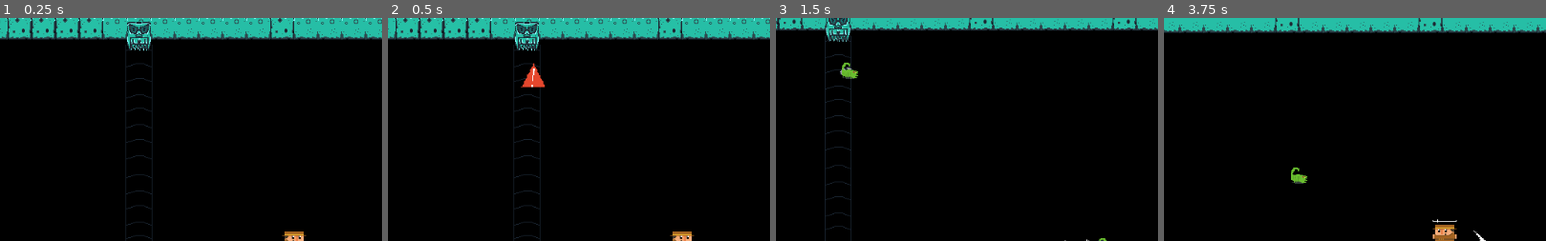
Above: before the commit, frames 1-4 (left to right).
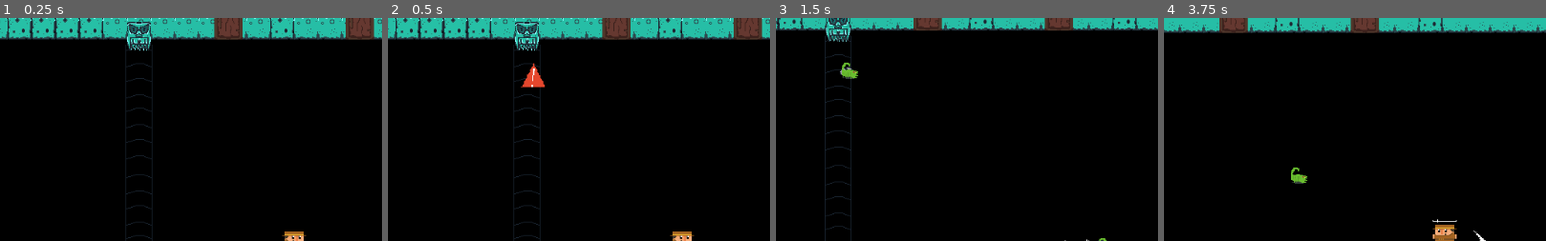
Above: after the commit, the same moments.

Repository: mcerdeira/curse-of-the-rogue
Game: Godot game, scene res://scenes/Main.tscn
Two runs of this game, one before a commit and one after it. Both use one fixed random seed, a clock stepped at 60 frames per second and the inputs below.
Inputs (mouse positions are % of the whole screen's width and height, from its top left):
- Up to frame 1 (0.25 s): no input
- Up to frame 2 (0.5 s): no input
- Up to frame 3 (1.5 s): move the mouse to (72, 45) at 0.52 s; press the mouse at (72, 45) at 0.53 s; hold D (right) 0.53-1.28 s; move the mouse to (30, 55) at 1.27 s; release the mouse at (30, 55) at 1.28 s; hold S (down) from 1.28 s (still down); right-click (30, 55) at 1.35 s
- Up to frame 4 (3.75 s): move the mouse to (60, 28) at 2.02 s; release S (down) at 2.03 s; press the mouse at (60, 28) at 2.03 s; hold D (right) 2.03-2.78 s; move the mouse to (45, 70) at 2.77 s; release the mouse at (45, 70) at 2.78 s; hold W (up) 2.78-3.53 s; right-click (45, 70) at 2.85 s; move the mouse to (80, 65) at 3.52 s; press the mouse at (80, 65) at 3.53 s; hold A (left) from 3.53 s (still down)
The pictures show only the part of the screen within x 12-62%, y 0-50%; the shares and areas given below are measured in that part.

The runs differ from the first frame. In frame 1, 1.5% of the frame differs, in the area x 56-98%, y 0-10%; in frame 2, 1.5%; in frame 3, 0.8%; in frame 4, 1.0%.

Commit message:
Puertas y sprites legacy

Diff:
--- /dev/null
+++ b/src/scenes/Door.gd
@@ -0,0 +1,16 @@
+extends Area2D
+export var type = "normal"
+
+# Declare member variables here. Examples:
+# var a = 2
+# var b = "text"
+
+
+# Called when the node enters the scene tree for the first time.
+func _ready():
+	pass # Replace with function body.
+
+
+# Called every frame. 'delta' is the elapsed time since the previous frame.
+#func _process(delta):
+#	pass
--- /dev/null
+++ b/src/scenes/Door.tscn
@@ -0,0 +1,39 @@
+[gd_scene load_steps=7 format=2]
+
+[ext_resource path="res://sprites/crack_spr_0.png" type="Texture" id=1]
+[ext_resource path="res://sprites/crack_spr_2.png" type="Texture" id=2]
+[ext_resource path="res://sprites/crack_spr_1.png" type="Texture" id=3]
+[ext_resource path="res://scenes/Door.gd" type="Script" id=4]
+
+[sub_resource type="RectangleShape2D" id=2]
+extents = Vector2( 17, 26.5 )
+
+[sub_resource type="SpriteFrames" id=1]
+animations = [ {
+"frames": [ ExtResource( 2 ) ],
+"loop": true,
+"name": "closed",
+"speed": 5.0
+}, {
+"frames": [ ExtResource( 1 ) ],
+"loop": true,
+"name": "normal",
+"speed": 5.0
+}, {
+"frames": [ ExtResource( 3 ) ],
+"loop": true,
+"name": "opened",
+"speed": 5.0
+} ]
+
+[node name="Door" type="Area2D"]
+script = ExtResource( 4 )
+
+[node name="collider" type="CollisionShape2D" parent="."]
+position = Vector2( 0, -74.5 )
+shape = SubResource( 2 )
+
+[node name="sprite" type="AnimatedSprite" parent="."]
+position = Vector2( 0, -24 )
+frames = SubResource( 1 )
+animation = "normal"
--- a/src/scenes/Main.tscn
+++ b/src/scenes/Main.tscn
@@ -16,6 +16,7 @@
 [ext_resource path="res://sprites/suit_hearts1.png" type="Texture" id=14]
 [ext_resource path="res://sprites/empty_item.png" type="Texture" id=15]
 [ext_resource path="res://sprites/small_gem_0.png" type="Texture" id=16]
+[ext_resource path="res://scenes/Door.tscn" type="PackedScene" id=17]
 
 [sub_resource type="DynamicFont" id=1]
 size = 8
@@ -237,3 +238,10 @@
 
 [node name="pos25" type="Position2D" parent="EnemySpawn"]
 position = Vector2( 624, 520 )
+
+[node name="DoorNext" parent="." instance=ExtResource( 17 )]
+position = Vector2( 424, 78 )
+
+[node name="DoorShop" parent="." instance=ExtResource( 17 )]
+position = Vector2( 600, 78 )
+type = "shop"
Not shown: 1 places in src/scenes/Main.tscn that only renumber resources
Binary file added: src/sprites/crack_spr_0.png
Not shown, added: src/sprites/crack_spr_0.png.import
Binary file added: src/sprites/crack_spr_1.png
Not shown, added: src/sprites/crack_spr_1.png.import
Binary file added: src/sprites/crack_spr_2.png
Not shown, added: src/sprites/crack_spr_2.png.import
Binary file added: src/sprites/legacy/arrowD_spr_0.png
Not shown, added: src/sprites/legacy/arrowD_spr_0.png.import
Binary file added: src/sprites/legacy/arrowU_spr_0.png
Not shown, added: src/sprites/legacy/arrowU_spr_0.png.import
Binary file added: src/sprites/legacy/arrow_glow_spr_0.png
(and 802 more such lines)
